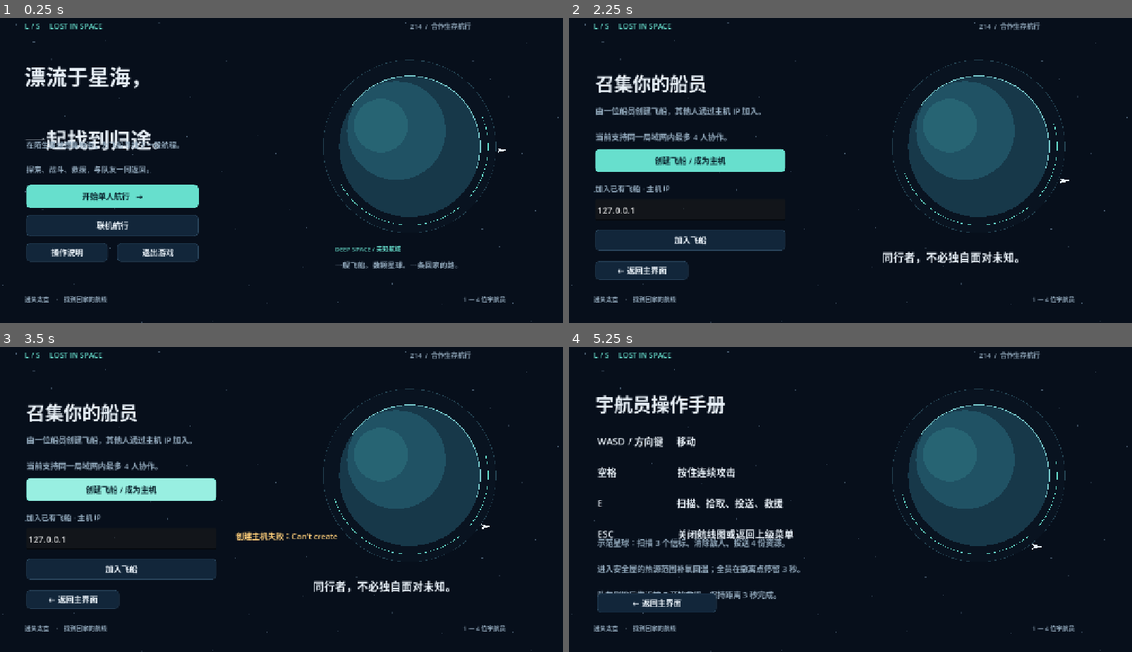
Above: before the commit, frames 1-4 (two rows, left to right).
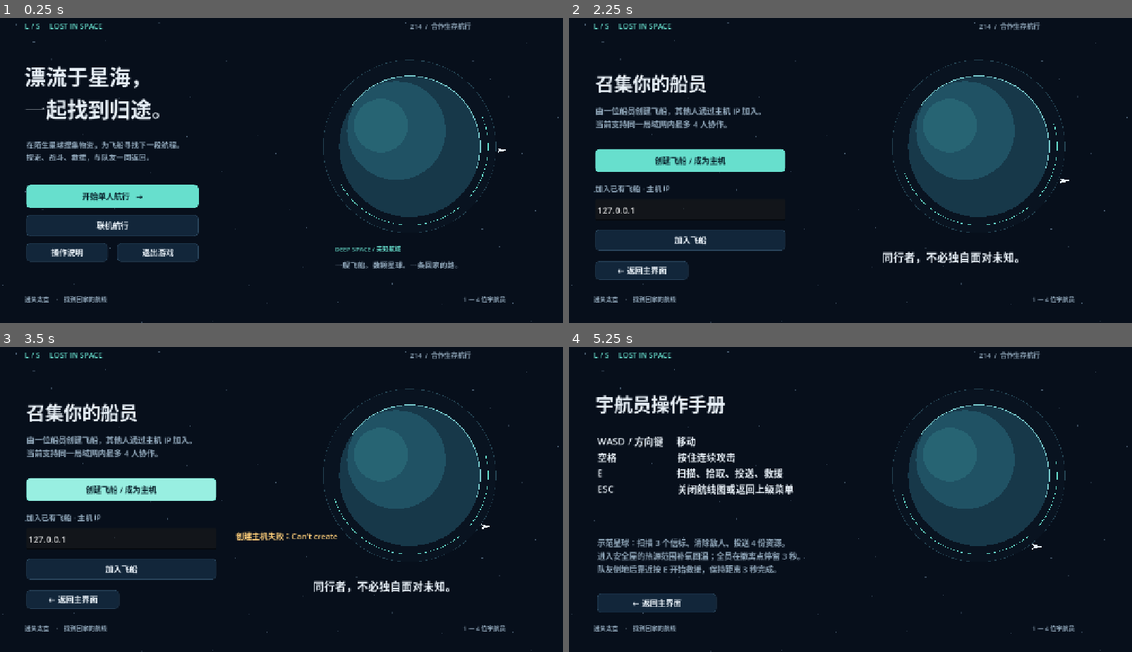
Above: after the commit, the same moments.

Repository: FOXSGX/Lost-in-Space
Game: Godot game, scene res://scenes/main.tscn
Same seed, same stepped clock (60 frames per second), same inputs: the game is played once before the commit and once after it.
Inputs:
- Up to frame 1 (0.25 s): no input
- Up to frame 2 (2.25 s): click "开始单人航行 →" at 0.5 s; click "开始单人航行 →" at 1.25 s; click "联机航行" at 2 s
- Up to frame 3 (3.5 s): click "创建飞船 / 成为主机" at 2.75 s
- Up to frame 4 (5.25 s): click "加入飞船" at 3.5 s; click "← 返回主界面" at 4.25 s; click "操作说明" at 5 s

The runs differ from the first frame. In frame 1, 2.3% of the frame differs, in the area x 4-29%, y 26-51%; in frame 2, 0.8%; in frame 3, 0.8%; in frame 4, 4.0%, in the area x 5-42%, y 34-83%.

Commit message:
避免前端界面文字溢出重叠

Diff:
--- a/game/scripts/frontend.gd
+++ b/game/scripts/frontend.gd
@@ -74,6 +74,8 @@
     label.size = bounds
     label.text = text
     label.autowrap_mode = TextServer.AUTOWRAP_WORD_SMART
+    label.clip_text = true
+    label.vertical_alignment = VERTICAL_ALIGNMENT_TOP
     label.add_theme_font_size_override("font_size", font_size)
     label.add_theme_color_override("font_color", color)
     label.mouse_filter = Control.MOUSE_FILTER_IGNORE
